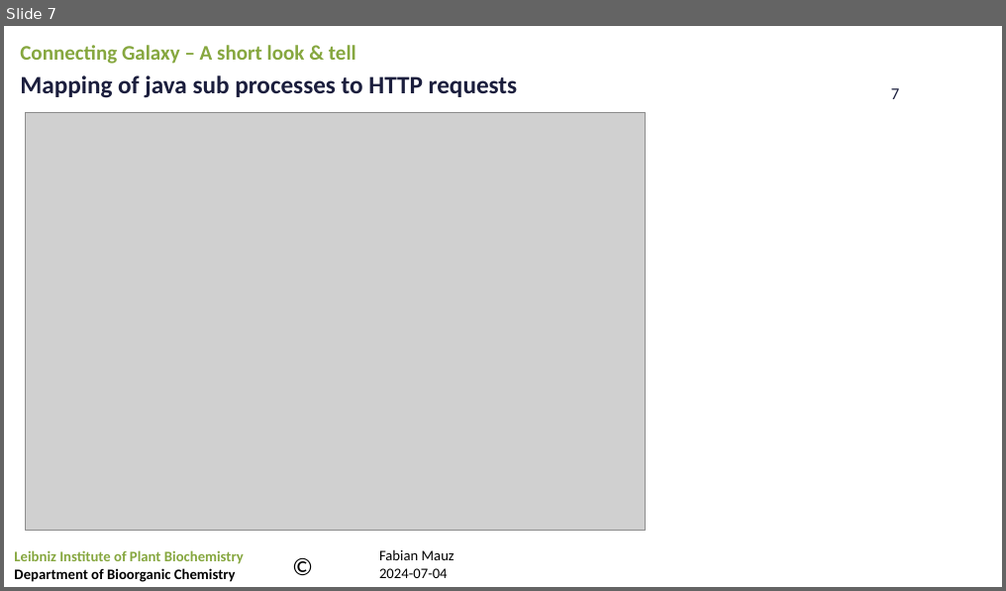
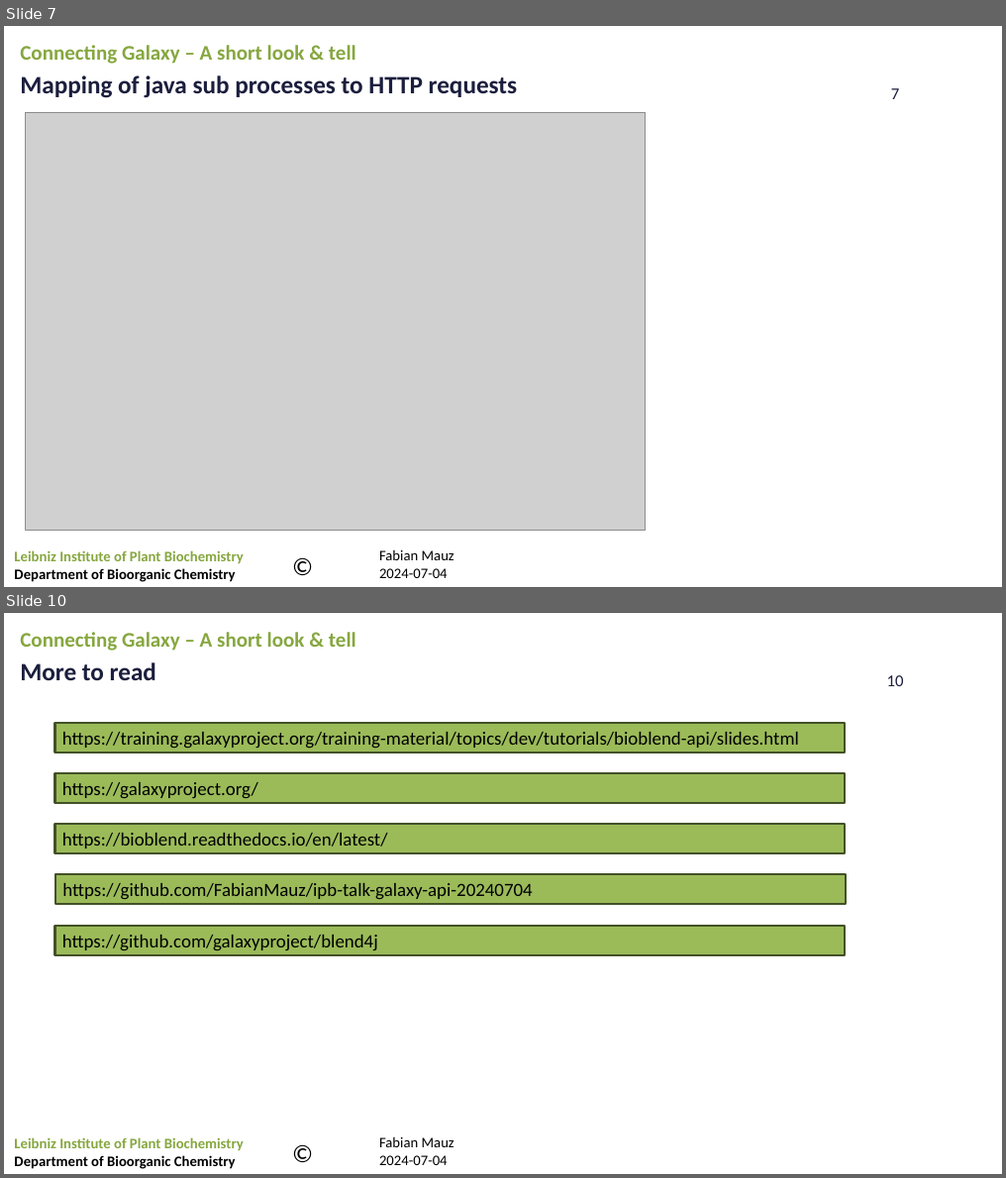
Before and after one commit to FabianMauz/ipb-talk-galaxy-api-20240704, a slide deck: talk/20240704_galaxy-api.pptx. Shown one above the other, each under a label of ours: slide 7 before the commit, slides 7 and 10 after it; the slides between them are not shown. The pictures are 1006x591 and 1006x1178 pixels, drawn with LibreOffice and Linux fonts; fonts in the diff are those of the drawing; grey boxes stand for pictures; background and template pictures are left out. Boxes give left, top, right and bottom in pixels: in the first picture for what was removed or moved away, otherwise in the second. Text is boxed around its words. In the diff, an @@ line names an element or a change of style, - is before the commit and + after.

Commit message:
20240704_galaxy-api.pdf, 20240704_galaxy-api.pptx und 2 weitere dateien aktualisiert...

```diff
--- a/talk/20240704_galaxy-api.pptx
+++ b/talk/20240704_galaxy-api.pptx
@@ slide 10 added at box(4, 613, 1002, 1174), background picture (left out); not listed: 4 template elements that a slide beside it also shows @@
@@ text added at box(20, 632, 356, 651), 20 pt, text #86A73F, bold @@
+Connecting Galaxy – A short look & tell
@@ text added at box(20, 663, 156, 680), 24 pt, text #1B1E3D, bold @@
+More to read
@@ rectangle added at box(54, 723, 845, 753), fill #9BBB59, outline #445227 2 pt, 18 pt, text #000000 @@
+https://training.galaxyproject.org/training-material/topics/dev/tutorials/bioblend-api/slides.html
@@ rectangle added at box(54, 773, 845, 803), fill #9BBB59, outline #445227 2 pt, 18 pt, text #000000 @@
+https://galaxyproject.org/
@@ rectangle added at box(54, 824, 845, 854), fill #9BBB59, outline #445227 2 pt, 18 pt, text #000000 @@
+https://bioblend.readthedocs.io/en/latest/
@@ rectangle added at box(55, 874, 846, 904), fill #9BBB59, outline #445227 2 pt, 18 pt, text #000000 @@
+https://github.com/FabianMauz/ipb-talk-galaxy-api-20240704
@@ rectangle added at box(54, 926, 845, 956), fill #9BBB59, outline #445227 2 pt, 18 pt, text #000000 @@
+https://github.com/galaxyproject/blend4j
```
Also in this commit, not shown: 3 slides changed, 3 other files.
